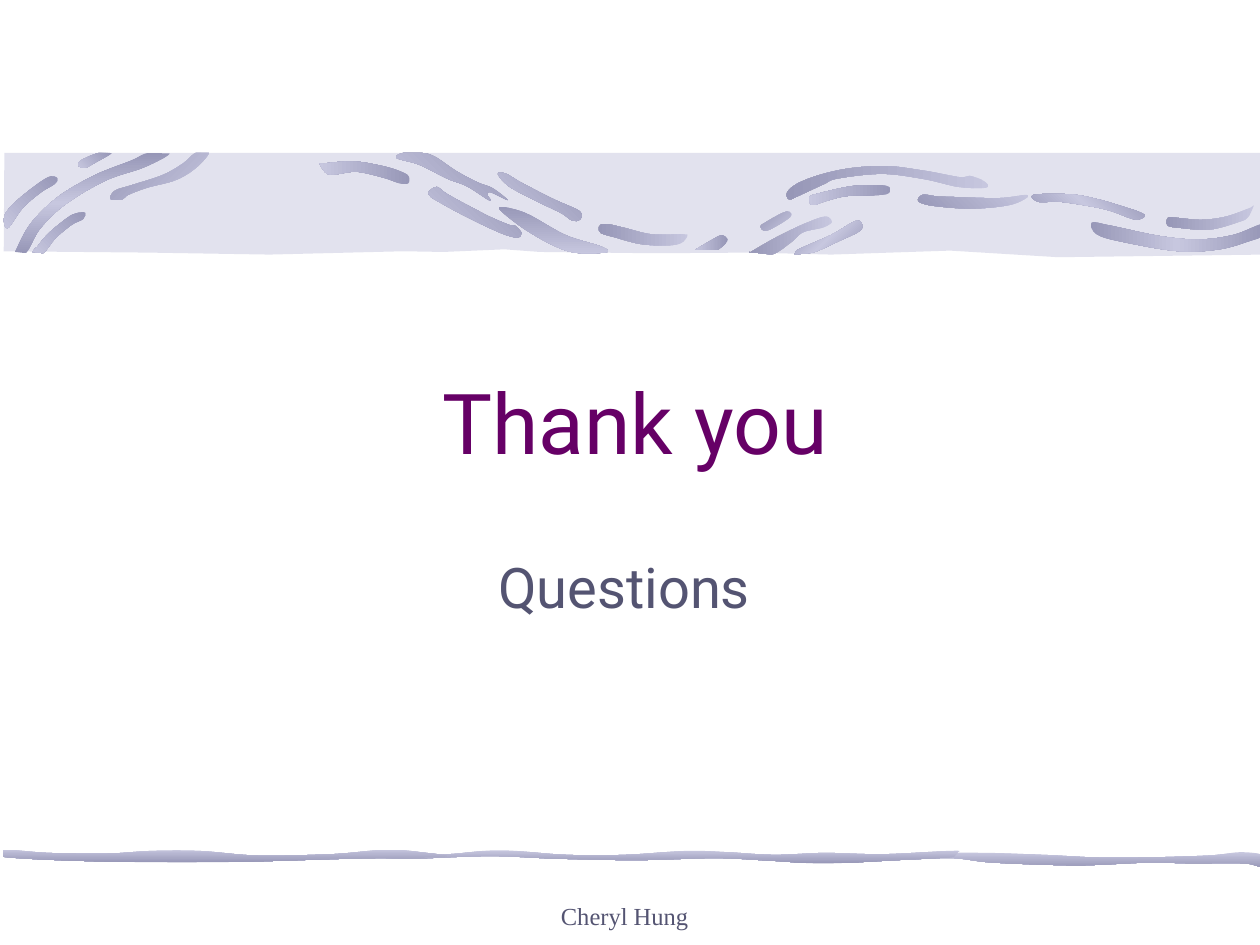
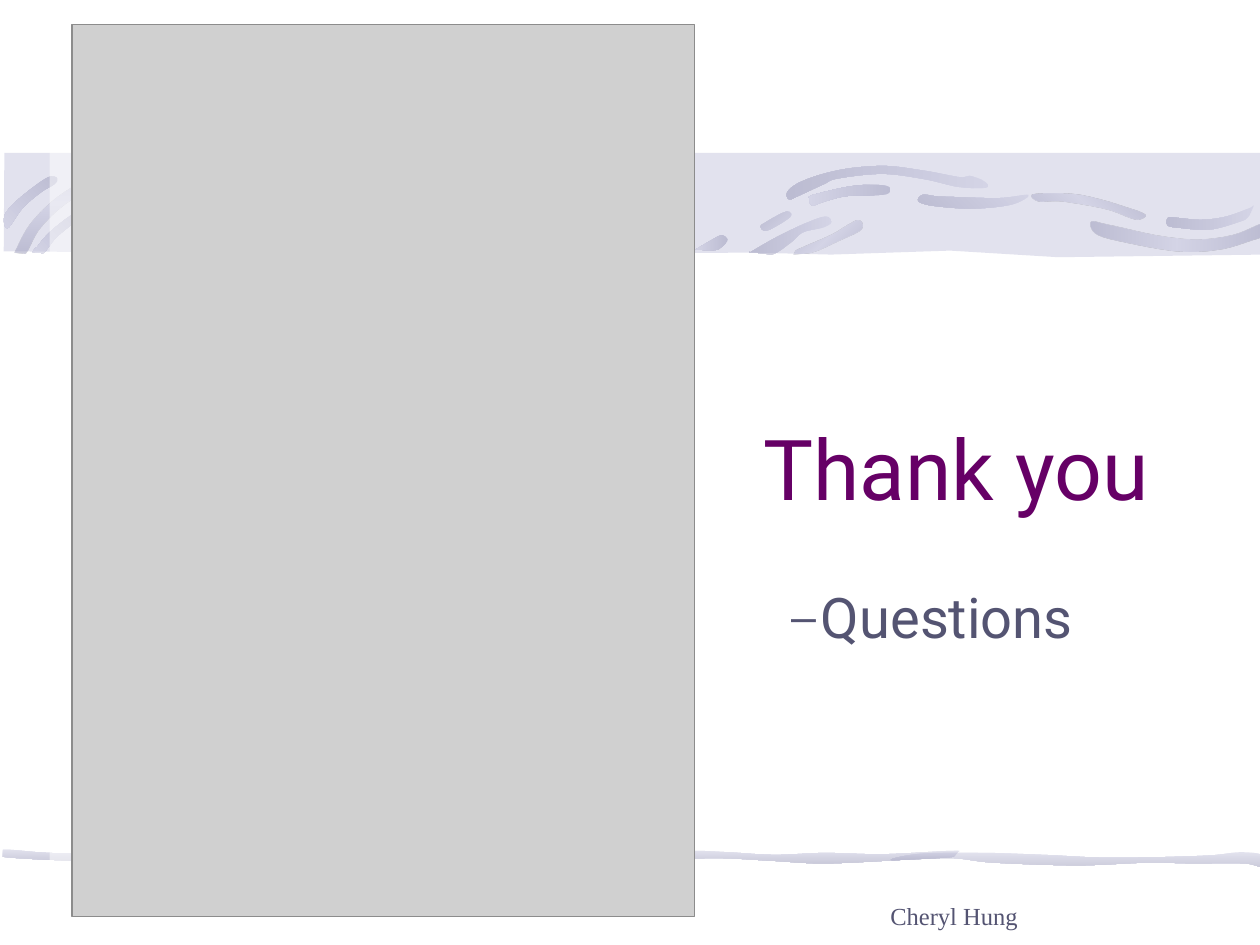
Before and after one commit to cjh84/cjh-84, a slide deck: slide 9 of documentation/dissertation/diagrams/Slides.odp (slide 16 before the commit). Drawn at 1260x945 pixels with LibreOffice and Linux fonts; fonts in the diff are those of the drawing; grey boxes stand for pictures; background and template pictures are left out. Boxes give left, top, right and bottom in pixels: in the first picture for what was removed or moved away, otherwise in the second. Text is boxed around its words. In the diff, an @@ line names an element or a change of style, - is before the commit and + after.

```diff
--- a/documentation/dissertation/diagrams/Slides.odp
+++ b/documentation/dissertation/diagrams/Slides.odp
@@ rectangle added at [49,25,694,919], fill #FFFFFF at 50% opacity @@
@@ picture added at [72,25,694,917] @@
@@ group removed at [77,152,689,255]: 8 freeform shapes @@
@@ title "Thank you": place and size @@
-title "Thank you" at [443,391,827,472]
+title "Thank you" at [764,437,1148,518]
@@ subtitle "Questions": place and size @@
-subtitle "Questions" at [498,567,750,615]
+subtitle "Questions" at [821,597,1073,645]
@@ subtitle "Questions" at [821,597,1073,645]: bullet none to –; list level 1 to 2 in "Questions" @@
@@ text "Cheryl Hung": place and size @@
-text "Cheryl Hung" at [561,908,689,931]
+text "Cheryl Hung" at [890,908,1018,931]
```
Also in this commit, not shown: 6 other slides changed, 7 slides removed, 1 other file.
